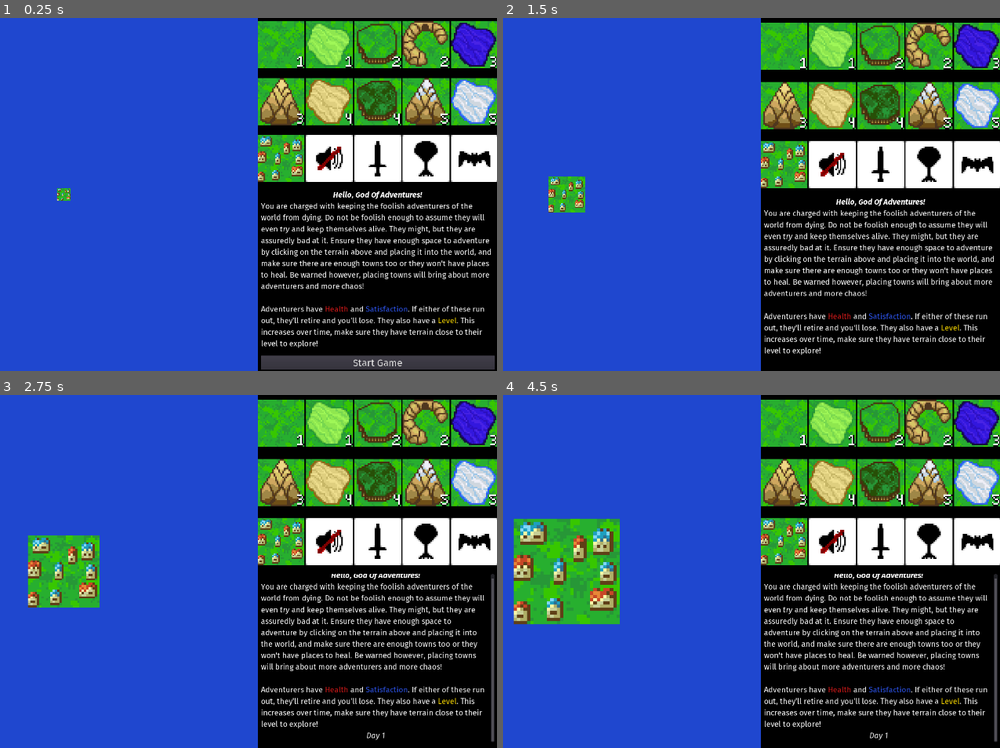
Above: before the commit, frames 1-4 (two rows, left to right).
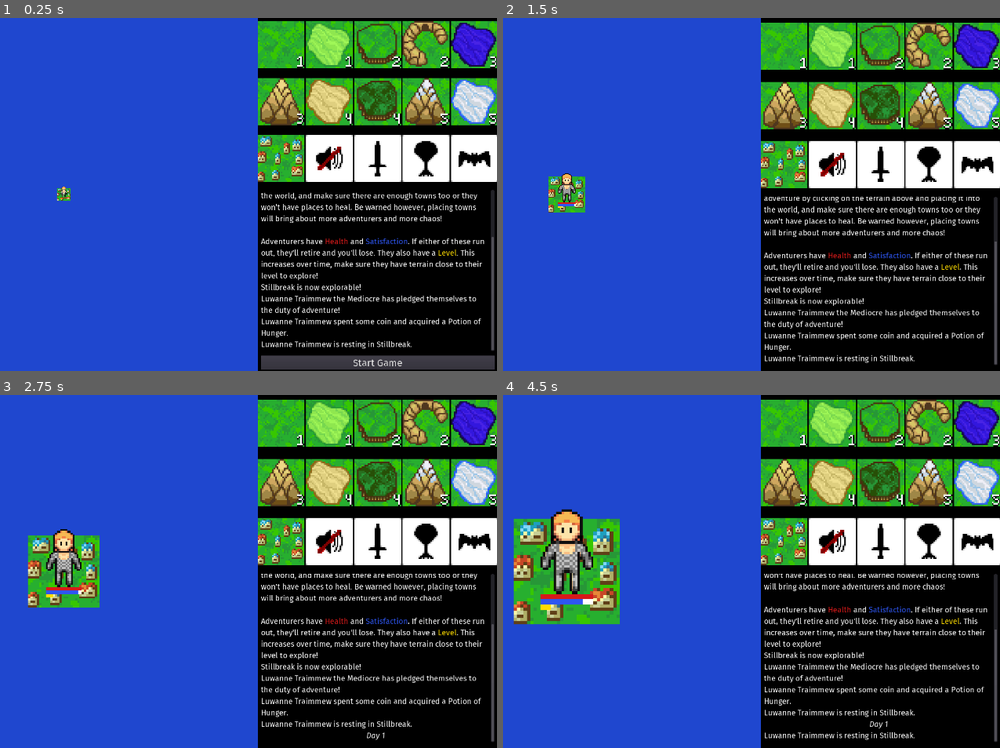
Above: after the commit, the same moments.

Repository: LLBlumire/ldjam46
Game: Godot game, scene res://src/OverviewUI/OverviewUI.tscn
Two runs of this game, one before a commit and one after it. Both use one fixed random seed, a clock stepped at 60 frames per second and the inputs below.
Inputs (mouse positions are in pixels of both pictures, inside the frame that each line leads up to):
- Up to frame 1 (0.25 s): no input
- Up to frame 2 (1.5 s): click "Start Game" at 0.5 s; click (786, 46) at 1.25 s
- Up to frame 3 (2.75 s): click (328, 423) at 2 s
- Up to frame 4 (4.5 s): click (880, 423) at 2.75 s; click (930, 423) at 3.5 s; click (975, 423) at 4.25 s

The runs differ from the first frame. In frame 1, 6.3% of the frame differs, in the area x 12-100%, y 47-95%; in frame 2, 7.7%, in the area x 11-100%, y 44-99%; in frame 3, 6.5%; in frame 4, 7.4%.
Error before the commit: Trying to assign value of type 'AudioStreamPlayer' to a variable of type 'AudioStreamPlayer2D'. (res://src/WorldMap/WorldMap.gd:32)

Commit message:
Fix Type Checking

Diff:
--- a/src/OverviewUI/BuildMenu.gd
+++ b/src/OverviewUI/BuildMenu.gd
@@ -4,10 +4,10 @@
 # var a = 2
 # var b = "text"
 
-var audio_select: AudioStreamPlayer2D
-var audio_bg_default : AudioStreamPlayer2D
-var audio_bg_hostile : AudioStreamPlayer2D
-var audio_bg_friendly : AudioStreamPlayer2D
+var audio_select: AudioStreamPlayer
+var audio_bg_default : AudioStreamPlayer
+var audio_bg_hostile : AudioStreamPlayer
+var audio_bg_friendly : AudioStreamPlayer
 var world
 
 # Called when the node enters the scene tree for the first time.
--- a/src/WorldMap/WorldMap.gd
+++ b/src/WorldMap/WorldMap.gd
@@ -14,7 +14,7 @@
 var upper_bounds : Vector2 = Vector2(0, 0)
 var tile_data : Dictionary = {}
 var build_mode : int
-var place : AudioStreamPlayer2D
+var place : AudioStreamPlayer
 var astar : AStar2D = AStar2D.new()
 var pos_ids : Dictionary = {}
 var towns : PoolIntArray = PoolIntArray([])
